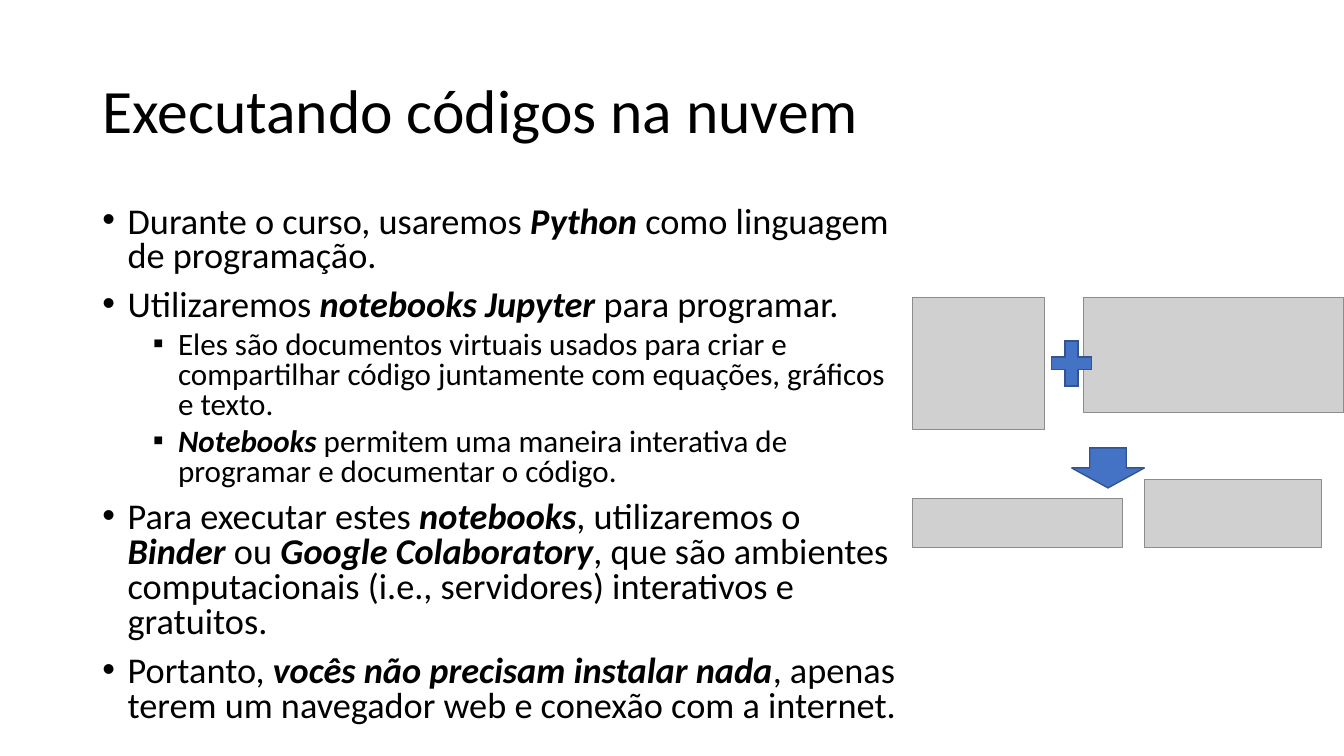
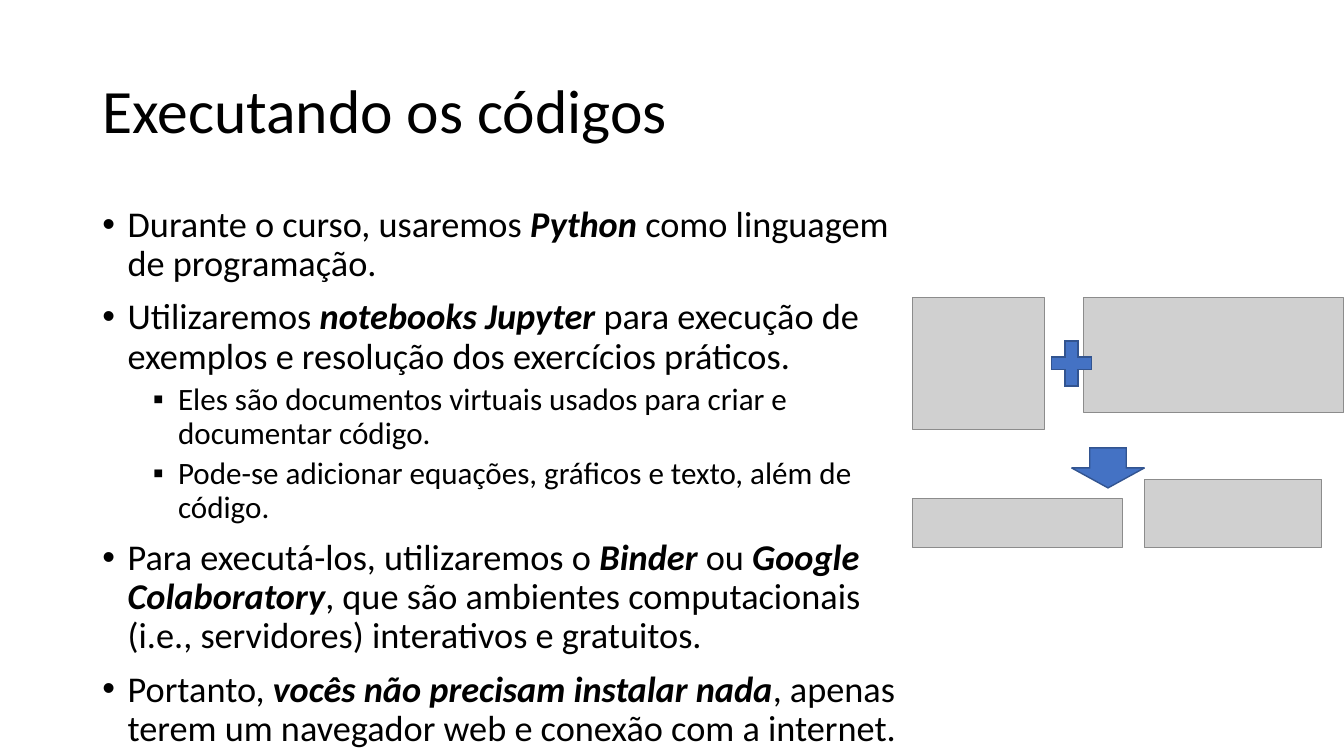
Before and after one commit to zz4fap/t319_aprendizado_de_maquina, a slide deck: slide 28 of slides/T319_Introdução.pptx. Drawn at 1344x756 pixels with LibreOffice and Linux fonts; fonts in the diff are those of the drawing; grey boxes stand for pictures. Boxes give left, top, right and bottom in pixels: in the first picture for what was removed or moved away, otherwise in the second. Text is boxed around its words. In the diff, an @@ line names an element or a change of style, - is before the commit and + after.

```diff
--- a/slides/T319_Introdução.pptx
+++ b/slides/T319_Introdução.pptx
@@ title at (102, 90, 667, 144): text changed @@
-Executando códigos na nuvem
+Executando os códigos
@@ text at (128, 211, 896, 748): line spacing 0.8 to 0.9 @@
@@ text at (128, 303, 860, 655): text changed @@
-• Utilizaremos notebooks Jupyter para programar.
-  ▪ Eles são documentos virtuais usados para criar e compartilhar código juntamente com equações, gráficos e texto.
-  ▪ Notebooks permitem uma maneira interativa de programar e documentar o código.
-• Para executar estes notebooks, utilizaremos o Binder ou Google Colaboratory, que são ambientes computacionais (i.e., servidores) interativos e gratuitos.
+• Utilizaremos notebooks Jupyter para execução de exemplos e resolução dos exercícios práticos.
+  ▪ Eles são documentos virtuais usados para criar e documentar código.
+  ▪ Pode-se adicionar equações, gráficos e texto, além de código.
+• Para executá-los, utilizaremos o Binder ou Google Colaboratory, que são ambientes computacionais (i.e., servidores) interativos e gratuitos.
```
Also in this commit, not shown: 21 other slides changed, 1 slide added, 3 slides removed, 6 other files.
